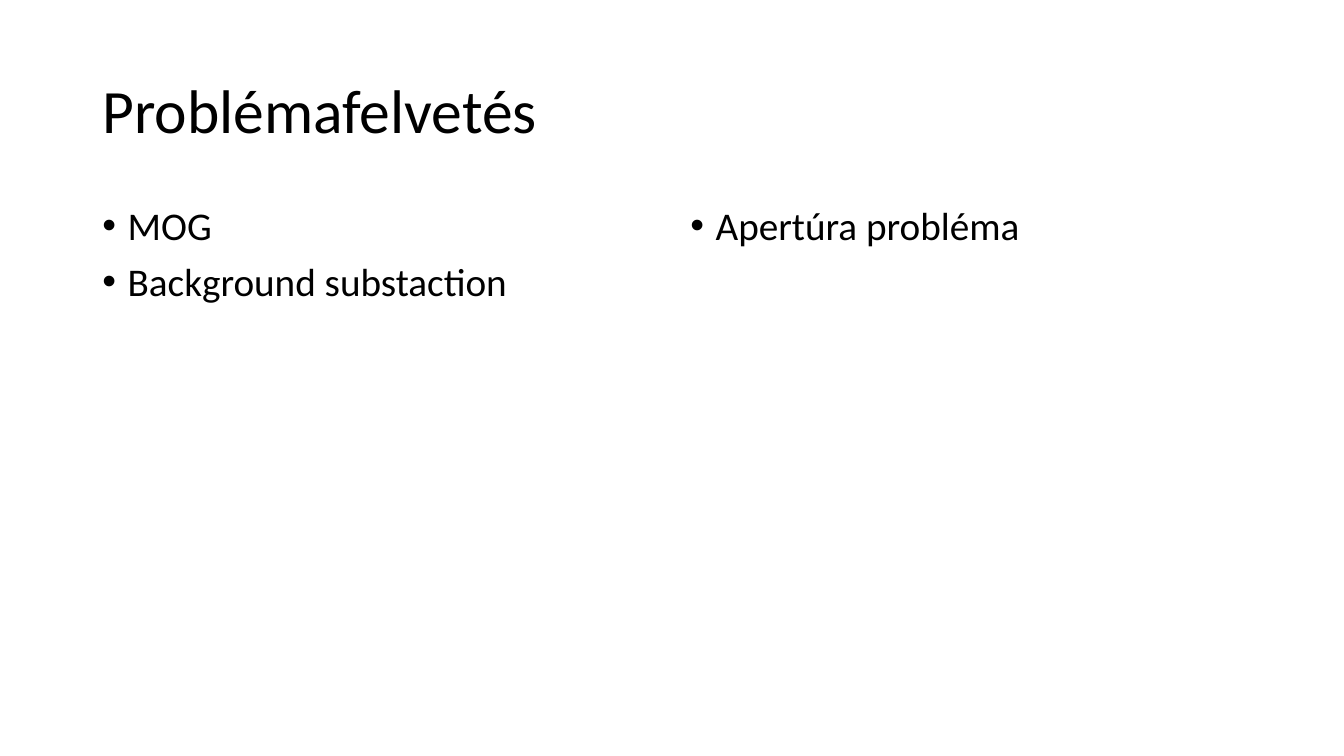
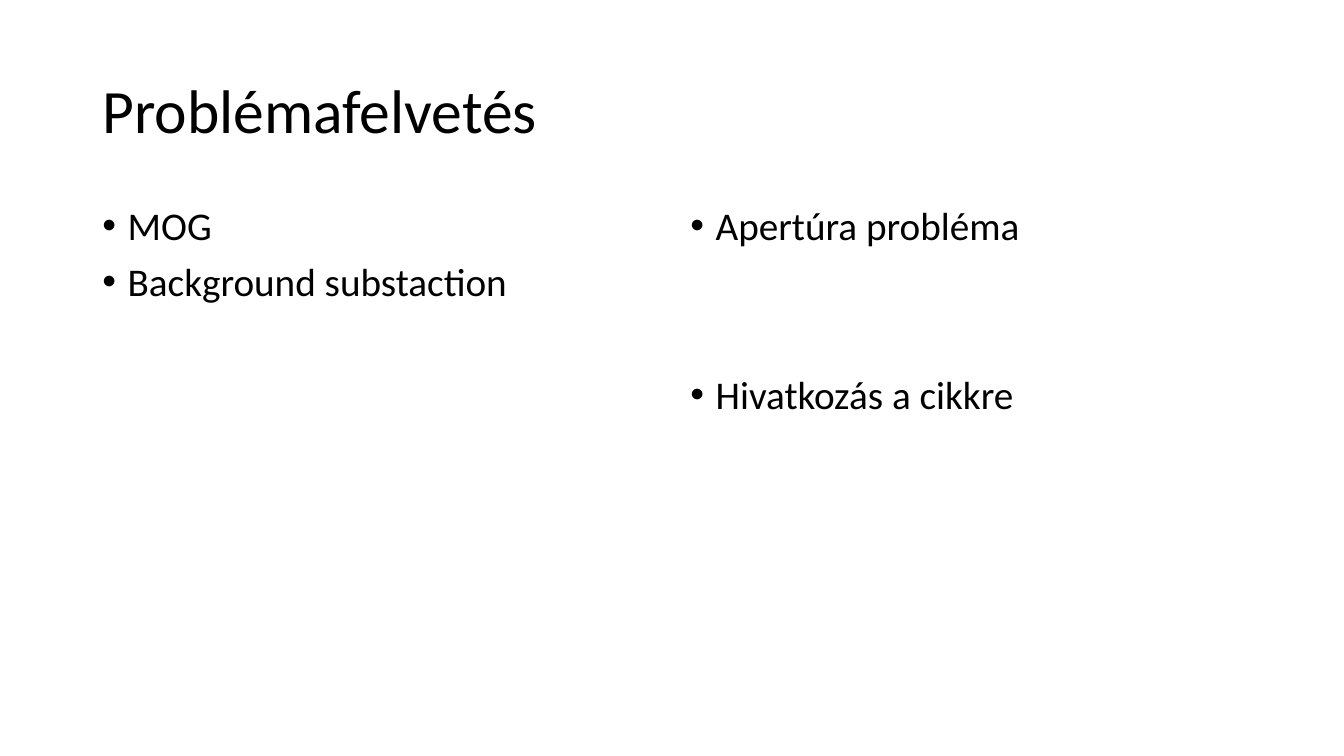
Before and after one commit to koojozsef/Szakdolgozat_PE, a slide deck: slide 3 of 01_doc/presentation.pptx (slide 2 before the commit). Drawn at 1344x756 pixels with LibreOffice and Linux fonts; fonts in the diff are those of the drawing. Boxes give left, top, right and bottom in pixels: in the first picture for what was removed or moved away, otherwise in the second. Text is boxed around its words. In the diff, an @@ line names an element or a change of style, - is before the commit and + after.

```diff
--- a/01_doc/presentation.pptx
+++ b/01_doc/presentation.pptx
@@ text at box(716, 381, 1014, 410): paragraph added @@
+• Hivatkozás a cikkre
```
Also in this commit, not shown: 1 other slide changed, 3 slides added, 2 other files.
